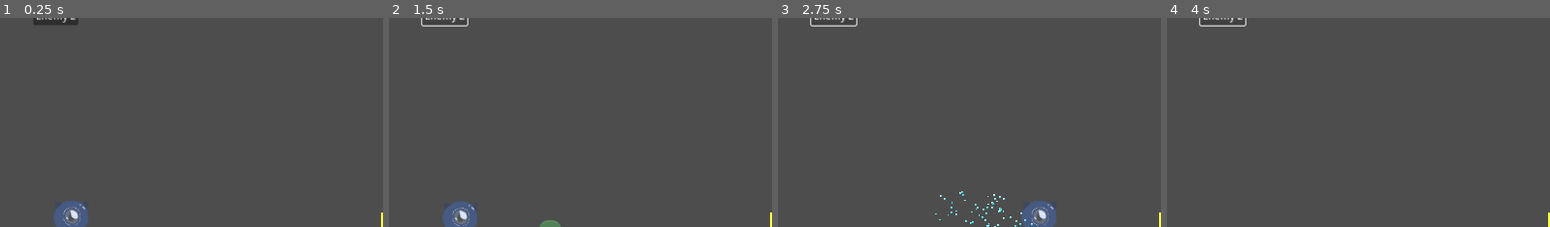
Above: before the commit, frames 1-4 (left to right).
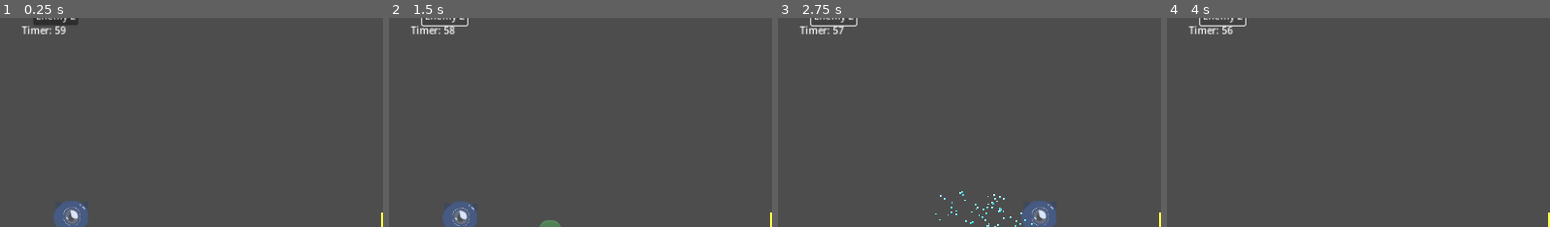
Above: after the commit, the same moments.

Repository: acropolis914/Gwizz-s-Game-Jam
Game: Godot game, scene res://Scene/main.tscn
The game is run twice, just before and just after one commit, with the same random seed, the same clock (stepped at 60 frames per second) and the same inputs.
Inputs (mouse positions are % of the whole screen's width and height, from its top left):
- Up to frame 1 (0.25 s): no input
- Up to frame 2 (1.5 s): click (2, 2) at 0.5 s; click "Enemy 2" at 1.25 s
- Up to frame 3 (2.75 s): tap Enter at 2 s; hold D (move_right) from 2.03 s (still down); tap Shift (dash) at 2.1 s
- Up to frame 4 (4 s): release D (move_right) at 2.78 s; hold S (move_down) 2.78-3.53 s; tap Shift (dash) at 2.85, 3.6 s; hold D (move_right) from 3.53 s (still down)
The pictures show only the part of the screen within x 0-50%, y 3-53%; the shares and areas given below are measured in that part.

The runs differ from the first frame. In frame 1, 0.3% of the frame differs, in the area x 5-18%, y 3-8%; in frame 2, 0.3%; in frame 3, 0.2%; in frame 4, 0.3%.
Error in both runs: Invalid access to property or key 'x' on a base object of type 'Nil'. (res://Scripts/Main.gd:31)

Commit message:
Timer
player dies when timer is 0

Diff:
--- a/Scene/main.tscn
+++ b/Scene/main.tscn
@@ -8,6 +8,7 @@
 [ext_resource type="PackedScene" uid="uid://cr8t15u2vq6hx" path="res://Scene/story_mode.tscn" id="7_qvbas"]
 [ext_resource type="PackedScene" uid="uid://f12olo3uq6e6" path="res://Scene/gate.tscn" id="8_5nvpr"]
 [ext_resource type="PackedScene" uid="uid://b8dd2kjotn5vx" path="res://Scene/princess.tscn" id="8_x7y06"]
+[ext_resource type="Script" path="res://Scripts/Timer_CanvasLayer.gd" id="9_5lsd1"]
 
 [sub_resource type="RectangleShape2D" id="RectangleShape2D_euuoh"]
 size = Vector2(264, 20)
@@ -93,4 +94,19 @@
 [node name="Gate" parent="." instance=ExtResource("8_5nvpr")]
 position = Vector2(218, 260)
 
+[node name="Timer_CanvasLayer" type="CanvasLayer" parent="."]
+script = ExtResource("9_5lsd1")
+
+[node name="Game_Timer" type="Timer" parent="Timer_CanvasLayer"]
+wait_time = 60.0
+one_shot = true
+autostart = true
+
+[node name="Label" type="Label" parent="Timer_CanvasLayer"]
+offset_left = 36.0
+offset_top = 33.0
+offset_right = 76.0
+offset_bottom = 56.0
+
 [connection signal="pressed" from="Debug/SpawnEnemy2" to="." method="_on_spawn_enemy_2_pressed"]
+[connection signal="timeout" from="Timer_CanvasLayer/Game_Timer" to="Player" method="_on_game_timer_timeout"]
--- a/Scripts/Player.gd
+++ b/Scripts/Player.gd
@@ -66,3 +66,7 @@
 
 func gate_unlocked():
 	$Key_Sprite2D.hide()
+
+
+func _on_game_timer_timeout():
+	kill()
--- /dev/null
+++ b/Scripts/Timer_CanvasLayer.gd
@@ -0,0 +1,7 @@
+extends CanvasLayer
+
+@onready var game_timer = $Game_Timer
+@onready var label = $Label
+
+func _process(delta):
+	label.text = "Timer: " + str(int(game_timer.time_left))
Not shown: 1 places in Scene/main.tscn that only renumber resources
